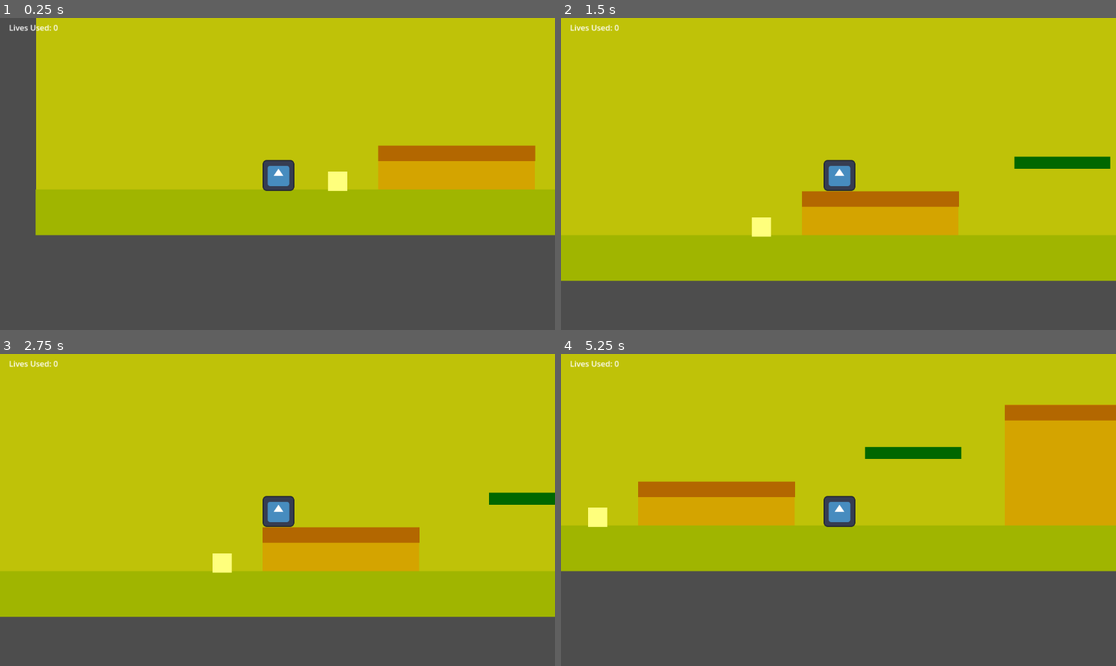
Above: before the commit, frames 1-4 (two rows, left to right).
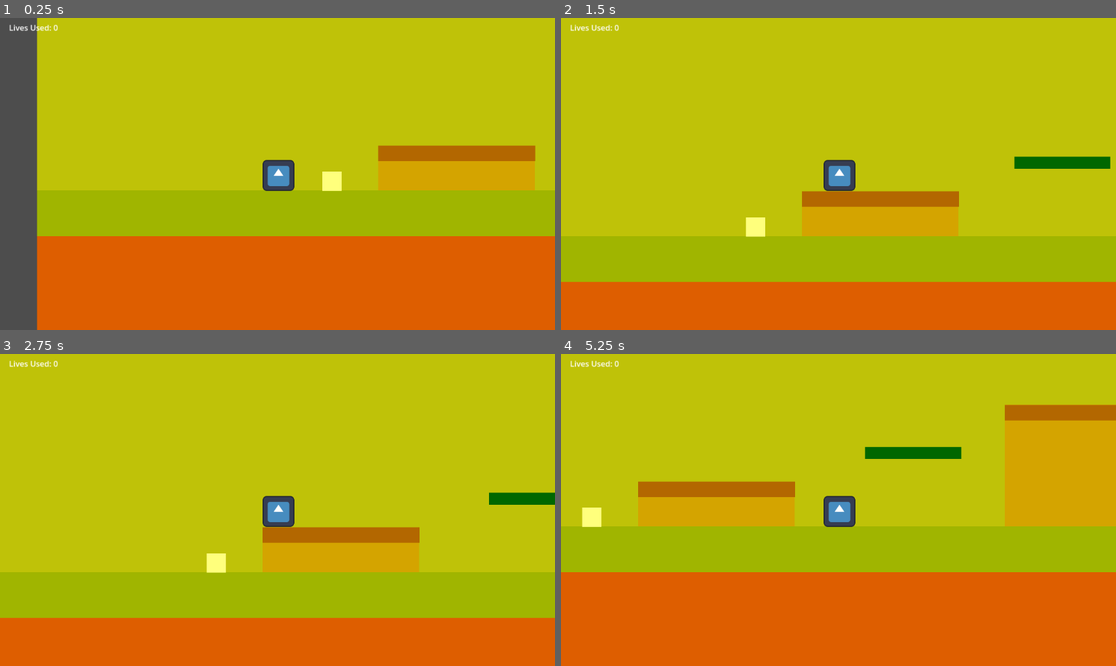
Above: after the commit, the same moments.

Repository: DrDoIt/platform-jumper
Game: Godot game, scene res://main.tscn
Two runs of this game, one before a commit and one after it. Both use one fixed random seed, a clock stepped at 60 frames per second and the inputs below. The engine's default icon, where the game draws it, is replaced by a stand-in: a white triangle on a blue panel in a dark square.
Inputs:
- Up to frame 1 (0.25 s): no input
- Up to frame 2 (1.5 s): tap Enter (ui_accept) at 0.5, 0.77 s; hold Right (ui_right) from 0.53 s (still down)
- Up to frame 3 (2.75 s): tap Enter (ui_accept) at 1.52 s; release Right (ui_right) at 2.03 s; hold Left (ui_left) from 2.03 s (still down)
- Up to frame 4 (5.25 s): release Left (ui_left) at 2.78 s; hold Right (ui_right) 2.78-4.28 s; tap Enter (ui_accept) at 3.02, 3.77, 4.52 s; hold Left (ui_left) 4.28-5.03 s; hold Right (ui_right) from 5.03 s (still down)

The runs differ from the first frame. In frame 1, 29% of the frame differs, in the area x 6-100%, y 0-100%; in frame 2, 16%; in frame 3, 16%; in frame 4, 31%, in the area x 0-100%, y 49-100%.

Commit message:
boxes movable now, beautification

Diff:
--- a/box.gd
+++ /dev/null
@@ -1,11 +0,0 @@
-extends RigidBody2D
-
-
-# Called when the node enters the scene tree for the first time.
-func _ready() -> void:
-	pass # Replace with function body.
-
-
-# Called every frame. 'delta' is the elapsed time since the previous frame.
-func _process(delta: float) -> void:
-	pass
--- a/box.tscn
+++ b/box.tscn
@@ -1,27 +1,17 @@
-[gd_scene load_steps=4 format=3 uid="uid://byjvlehrgoypr"]
-
-[ext_resource type="Script" path="res://box.gd" id="1_etf48"]
-
-[sub_resource type="PhysicsMaterial" id="PhysicsMaterial_p4v1f"]
-friction = 0.5
-bounce = 0.1
+[gd_scene load_steps=2 format=3 uid="uid://byjvlehrgoypr"]
 
 [sub_resource type="RectangleShape2D" id="RectangleShape2D_5miec"]
 size = Vector2(40, 40)
 
-[node name="Box" type="RigidBody2D"]
-collision_mask = 7
-mass = 0.002
-physics_material_override = SubResource("PhysicsMaterial_p4v1f")
-inertia = 0.2
-freeze_mode = 1
-script = ExtResource("1_etf48")
-
-[node name="CollisionShape2D" type="CollisionShape2D" parent="."]
-position = Vector2(20, 20)
-shape = SubResource("RectangleShape2D_5miec")
+[node name="Box" type="RigidBody2D" groups=["Boxes"]]
+disable_mode = 2
+metadata/_edit_group_ = true
 
 [node name="ColorRect" type="ColorRect" parent="."]
 offset_right = 40.0
 offset_bottom = 40.0
 color = Color(1, 1, 0.486275, 1)
+
+[node name="CollisionShape2D" type="CollisionShape2D" parent="."]
+position = Vector2(20, 20)
+shape = SubResource("RectangleShape2D_5miec")
--- a/lava.tscn
+++ b/lava.tscn
@@ -3,7 +3,7 @@
 [sub_resource type="RectangleShape2D" id="RectangleShape2D_ts1fb"]
 size = Vector2(10, 10)
 
-[node name="Lava" type="Area2D"]
+[node name="Lava" type="Area2D" groups=["Hazards"]]
 
 [node name="CollisionShape2D" type="CollisionShape2D" parent="."]
 position = Vector2(136.967, 9.55694)
--- a/main.gd
+++ b/main.gd
@@ -17,4 +17,5 @@
 
 
 func _on_lava_body_entered(body: Node2D) -> void:
-	newGame()
+	if body.is_in_group("Player"):
+		newGame()
--- a/main.tscn
+++ b/main.tscn
@@ -15,9 +15,9 @@
 script = ExtResource("1_tvn80")
 
 [node name="ColorRect" type="ColorRect" parent="."]
-offset_left = 4.0
+offset_left = 6.0
 offset_top = 5.0
-offset_right = 3361.0
+offset_right = 3363.0
 offset_bottom = 1133.0
 scale = Vector2(2.08, 1)
 color = Color(0.803922, 0.815686, 0, 0.894118)
@@ -63,23 +63,30 @@
 offset_left = 1883.0
 offset_top = 698.0
 offset_right = 2103.0
-offset_bottom = 1037.0
+offset_bottom = 1044.0
 color = Color(0.831373, 0.643137, 0, 1)
 
 [node name="Ground" type="StaticBody2D" parent="."]
 position = Vector2(0, 489)
 
 [node name="ColorRect" type="ColorRect" parent="Ground"]
-offset_left = 3.0
-offset_top = 549.0
-offset_right = 3359.0
-offset_bottom = 644.0
+offset_left = 6.0
+offset_top = 551.0
+offset_right = 3363.0
+offset_bottom = 657.0
 scale = Vector2(2.08, 1)
 color = Color(0.627451, 0.709804, 0, 1)
 
 [node name="CollisionShape2D" type="CollisionShape2D" parent="Ground"]
 position = Vector2(518, 429)
 shape = SubResource("WorldBoundaryShape2D_b0inm")
+
+[node name="ColorRect2" type="ColorRect" parent="Ground"]
+offset_left = 6.0
+offset_top = 646.0
+offset_right = 6989.0
+offset_bottom = 953.0
+color = Color(0.870588, 0.368627, 0, 1)
 
 [node name="Player" parent="." instance=ExtResource("1_olfst")]
 position = Vector2(507, 1004)
@@ -131,15 +138,13 @@
 position = Vector2(511, 967)
 
 [node name="Lava" parent="." instance=ExtResource("6_ke4r5")]
-position = Vector2(2883, 1019)
+position = Vector2(2877, 1020)
 scale = Vector2(2.6, 1)
 
 [node name="Boxes" type="Node" parent="."]
 
 [node name="Box" parent="Boxes" instance=ExtResource("7_gmr24")]
-position = Vector2(610, 993)
-mass = 0.003
-can_sleep = false
+position = Vector2(598, 984)
 
 [node name="Box2" parent="Boxes" instance=ExtResource("7_gmr24")]
 position = Vector2(3796, 946)
--- a/player.gd
+++ b/player.gd
@@ -3,6 +3,8 @@
 var screen_size
 
 var life = 0
+const PUSH_FORCE = 100
+const MAX_VELOCITY = 150
 const SPEED = 300.0
 const JUMP_VELOCITY = -500.0
 
@@ -26,7 +28,14 @@
 	else:
 		velocity.x = move_toward(velocity.x, 0, SPEED)
 
+	for i in get_slide_collision_count():
+		var collision = get_slide_collision(i)
+		var collision_box = collision.get_collider()
+		if collision_box.is_in_group("Boxes") and abs(collision_box.get_linear_velocity().x) < MAX_VELOCITY:
+			collision_box.apply_central_impulse(collision.get_normal() * -PUSH_FORCE)
+
 	move_and_slide()
+
 
 func _input(event : InputEvent):
 	if(event.is_action_pressed("ui_down") && is_on_floor()):
--- a/player.tscn
+++ b/player.tscn
@@ -7,7 +7,7 @@
 [sub_resource type="RectangleShape2D" id="RectangleShape2D_jsaie"]
 size = Vector2(64.6632, 63.298)
 
-[node name="Player" type="CharacterBody2D"]
+[node name="Player" type="CharacterBody2D" groups=["Player"]]
 rotation = 3.14159
 scale = Vector2(-4.79407, -4.69209)
 collision_mask = 7
